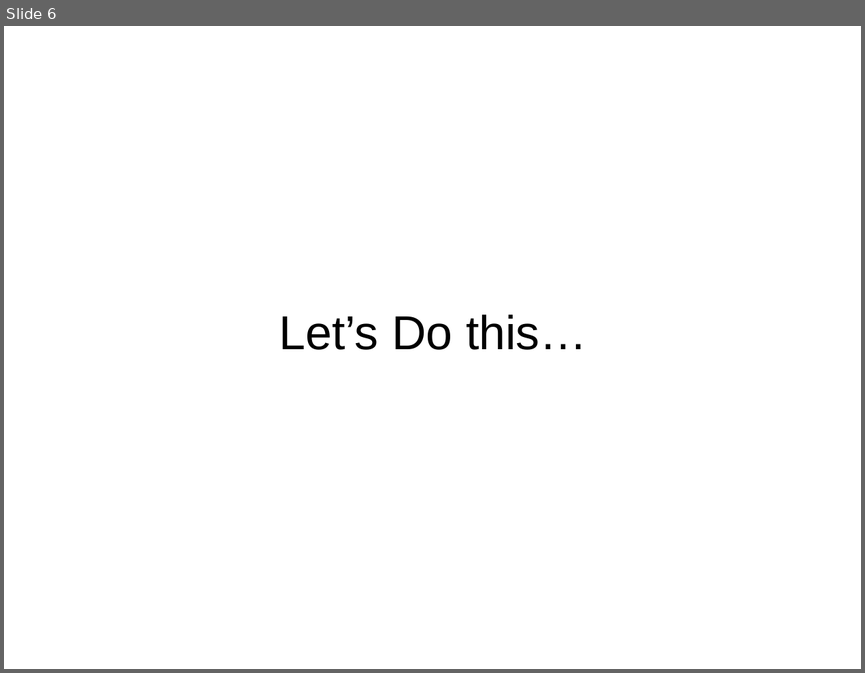
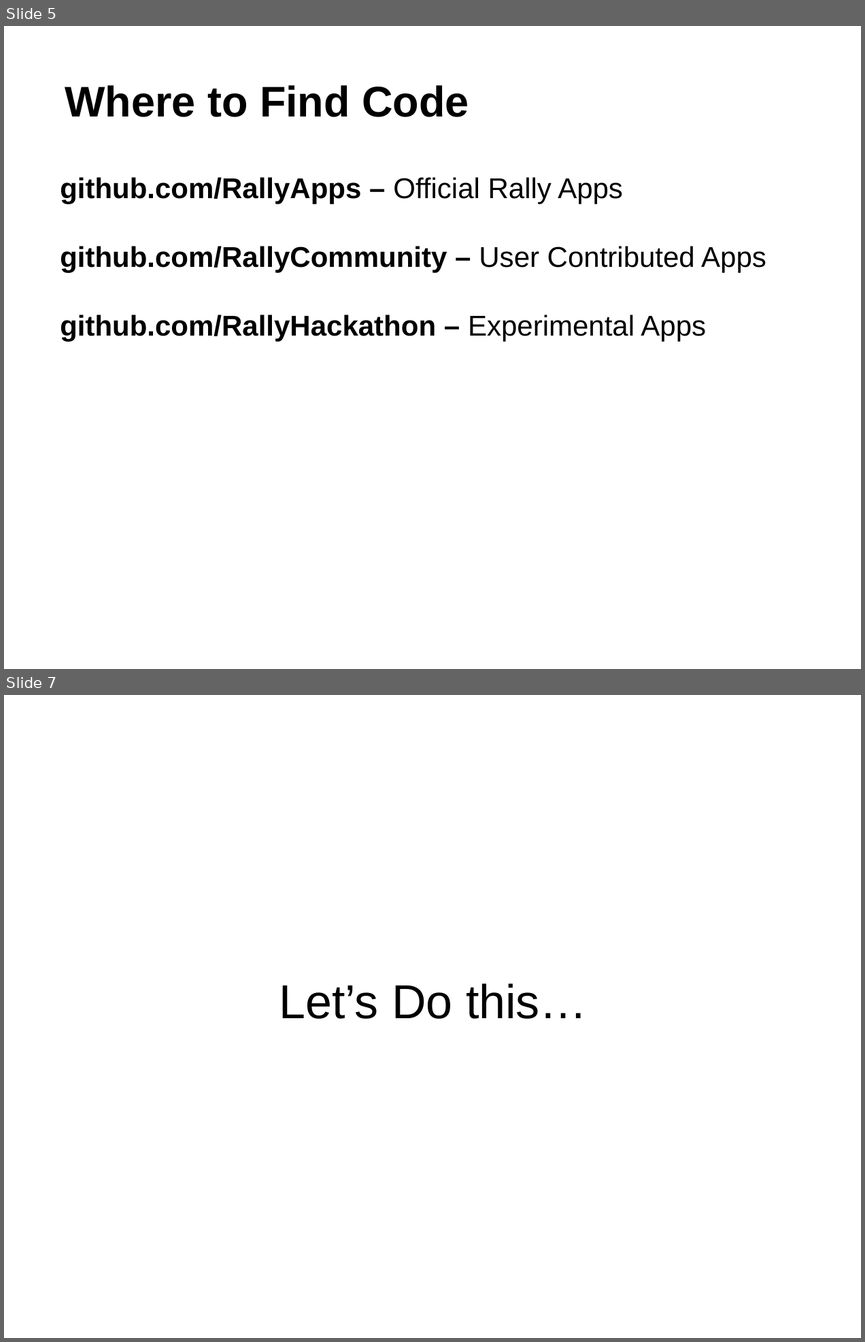
Before and after one commit to RallyCommunity/GettingStarted, a slide deck: session_5_grid_refactored/slides.pptx. Shown one above the other, each under a label of ours: slide 6 before the commit, slides 5 and 7 after it; the slides between them are not shown. The pictures are 865x673 and 865x1342 pixels, drawn with LibreOffice and Linux fonts; fonts in the diff are those of the drawing. Boxes give left, top, right and bottom in pixels: in the first picture for what was removed or moved away, otherwise in the second. Text is boxed around its words. In the diff, an @@ line names an element or a change of style, - is before the commit and + after.

```diff
--- a/session_5_grid_refactored/slides.pptx
+++ b/session_5_grid_refactored/slides.pptx
@@ slide 5 added at box(4, 26, 861, 669), background #FFFFFF @@
@@ text added at box(65, 85, 468, 117), 36 pt, text #000000, bold @@
+Where to Find Code
@@ text added at box(60, 177, 766, 341), 24 pt, text #000000, bold @@
+github.com/RallyApps – Official Rally Apps
+github.com/RallyCommunity – User Contributed Apps
+github.com/RallyHackathon – Experimental Apps
@@ what was slide 6 is now slide 7 @@
```
Also in this commit, not shown: 2 slides changed.
